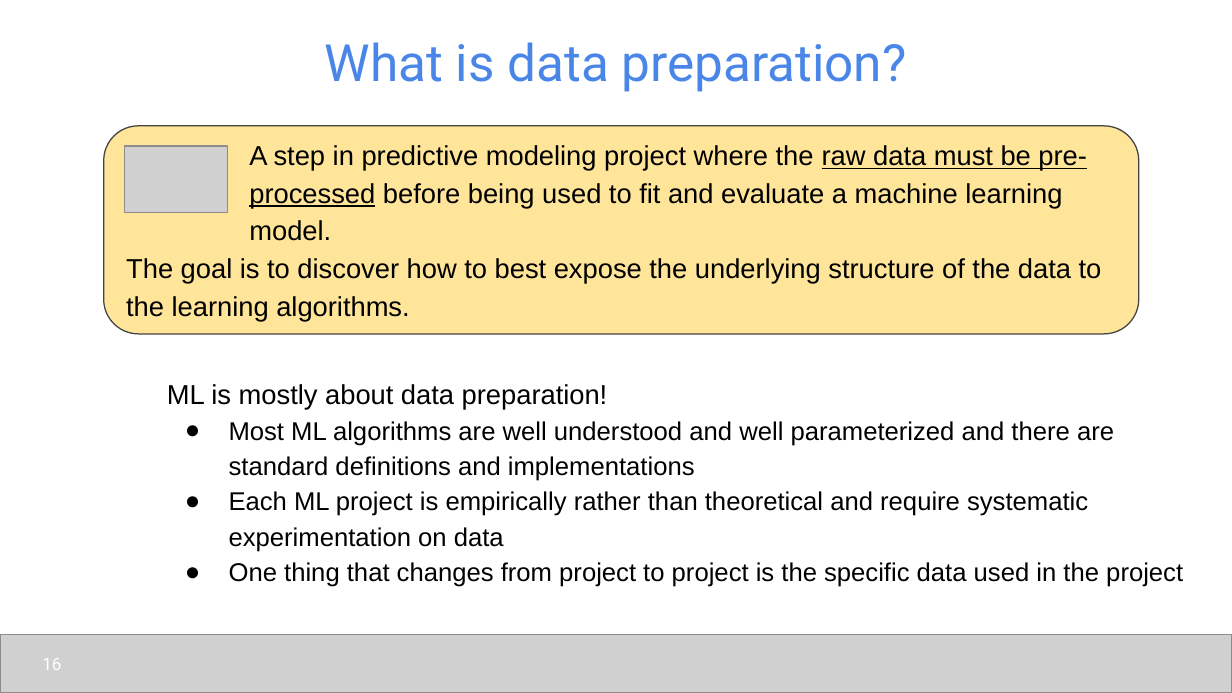
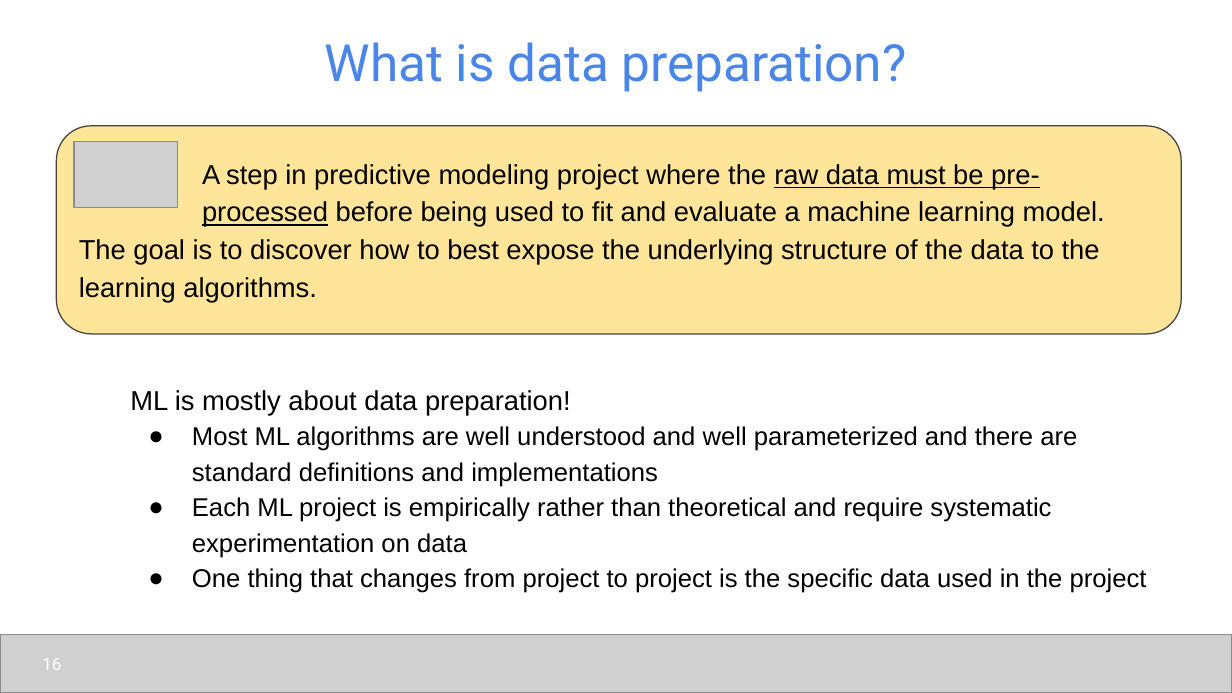
Before and after one commit to udel-cbcb/al_ml_workshop, a slide deck: slide 16 of Day_2/Lectures/Day_2_Lecture_1_Data_Collection_Data_Preparation.pptx. Drawn at 1232x693 pixels with LibreOffice and Linux fonts; fonts in the diff are those of the drawing; grey boxes stand for pictures. Boxes give left, top, right and bottom in pixels: in the first picture for what was removed or moved away, otherwise in the second. Text is boxed around its words. In the diff, an @@ line names an element or a change of style, - is before the commit and + after.

```diff
--- a/Day_2/Lectures/Day_2_Lecture_1_Data_Collection_Data_Preparation.pptx
+++ b/Day_2/Lectures/Day_2_Lecture_1_Data_Collection_Data_Preparation.pptx
@@ rounded rectangle "A step in predictive modeling ...": place and size @@
-rounded rectangle "A step in predictive modeling ..." at bbox=[103, 126, 1138, 334]
+rounded rectangle "A step in predictive modeling ..." at bbox=[57, 126, 1181, 334]
@@ picture: place and size @@
-picture at bbox=[124, 145, 228, 212]
+picture at bbox=[74, 142, 177, 208]
@@ text "ML is mostly about data ...": place and size @@
-text "ML is mostly about data ..." at bbox=[167, 384, 1183, 587]
+text "ML is mostly about data ..." at bbox=[130, 390, 1147, 593]
```
Also in this commit, not shown: 2 other slides changed, 5 other files.
